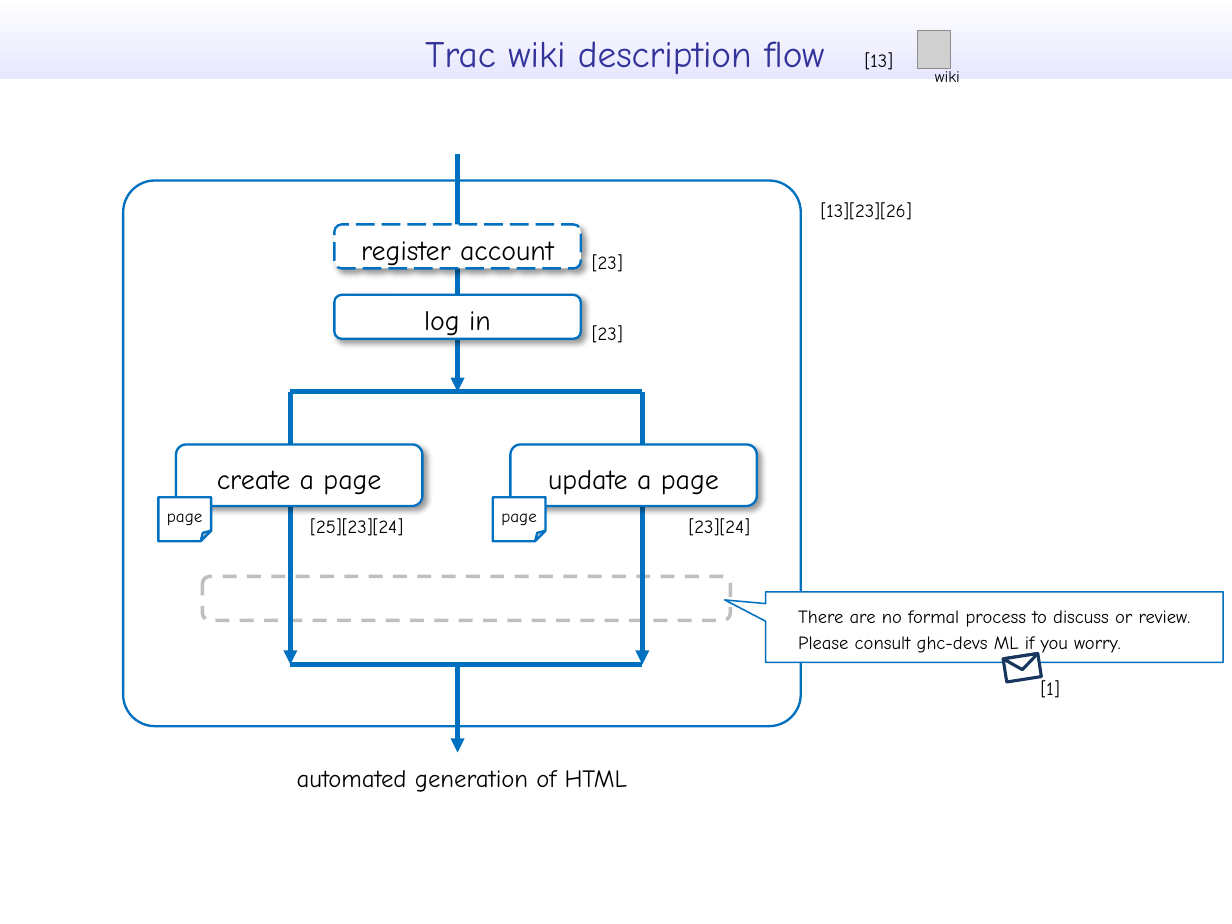
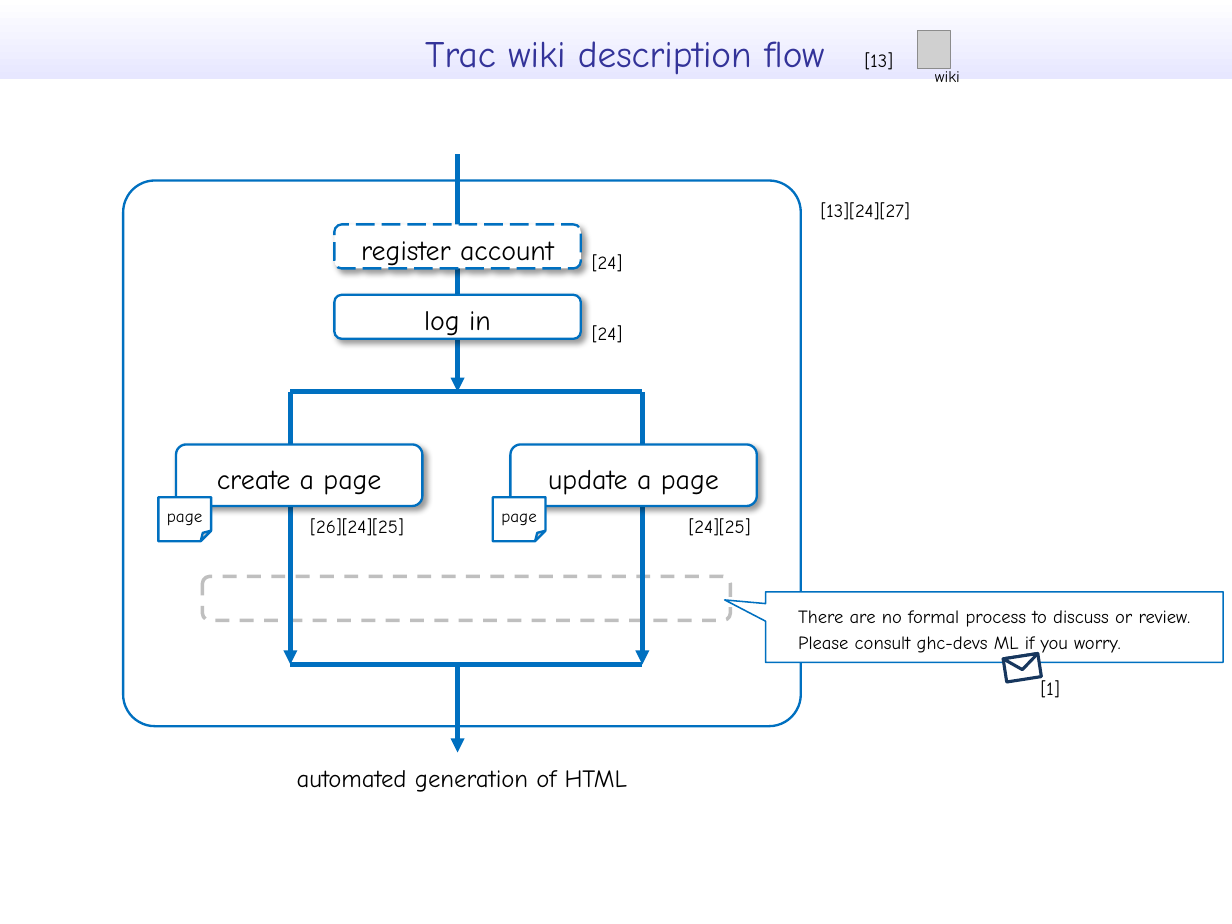
Before and after one commit to takenobu-hs/ghc-development-flow, a slide deck: slide 15 of src/ghc_development_flow.pptx. Drawn at 1232x924 pixels with LibreOffice and Linux fonts; fonts in the diff are those of the drawing; grey boxes stand for pictures. Boxes give left, top, right and bottom in pixels: in the first picture for what was removed or moved away, otherwise in the second. Text is boxed around its words. In the diff, an @@ line names an element or a change of style, - is before the commit and + after.

```diff
--- a/src/ghc_development_flow.pptx
+++ b/src/ghc_development_flow.pptx
@@ text at (821,202,910,220): text changed @@
-[13][23][26]
+[13][24][27]
@@ text at (592,254,622,272): text changed @@
-[23]
+[24]
@@ text at (592,325,622,343): text changed @@
-[23]
+[24]
@@ text at (310,518,404,536): text changed @@
-[25][23][24]
+[26][24][25]
@@ text at (689,518,751,536): text changed @@
-[23][24]
+[24][25]
```
Also in this commit, not shown: 10 other slides changed, 2 other files.
